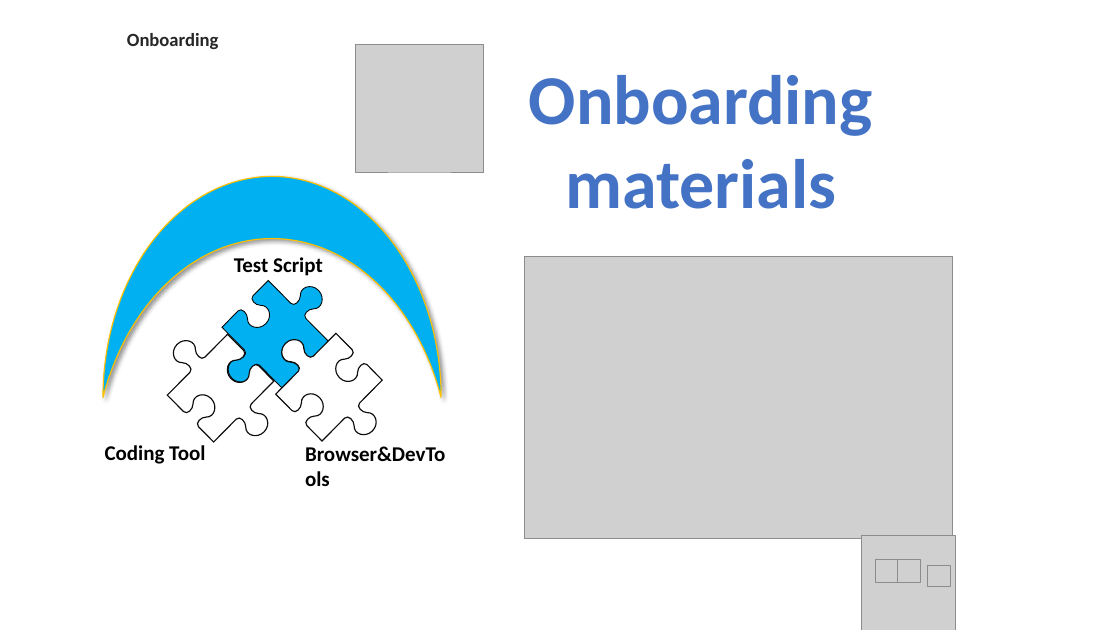
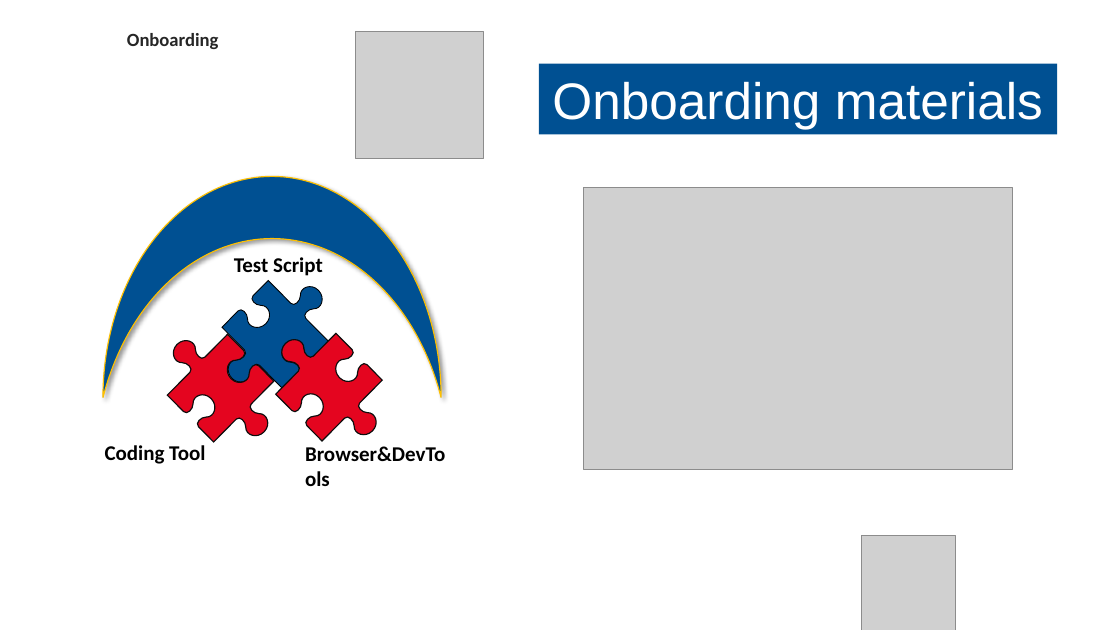
Before and after one commit to DjoolsNL/EersteMaand, a slide deck: slide 31 of A Introductie Voor De Cursist/Eerste Maand Onboarding Kit IT-Line BEE LKQ.pptx (slide 32 before the commit). Drawn at 1120x630 pixels with LibreOffice and Linux fonts; fonts in the diff are those of the drawing; grey boxes stand for pictures; background and template pictures are left out. Boxes give left, top, right and bottom in pixels: in the first picture for what was removed or moved away, otherwise in the second. Text is boxed around its words. In the diff, an @@ line names an element or a change of style, - is before the commit and + after.

```diff
--- a/A Introductie Voor De Cursist/Eerste Maand Onboarding Kit IT-Line BEE LKQ.pptx
+++ b/A Introductie Voor De Cursist/Eerste Maand Onboarding Kit IT-Line BEE LKQ.pptx
@@ picture: place and size @@
-picture at bbox=[355, 45, 483, 172]
+picture at bbox=[355, 31, 483, 159]
@@ rectangle "Onboarding materials": place and size @@
-rectangle "Onboarding materials" at bbox=[529, 75, 873, 209]
+rectangle "Onboarding materials" at bbox=[539, 64, 1058, 134]
@@ rectangle "Onboarding materials" at bbox=[539, 64, 1058, 134]: size 60 to 44 pt, font Calibri to Arial, text colour #4472C4 to #FFFFFF, bold off; vertical alignment top to middle; fill none to #005092 @@
@@ moon at bbox=[103, 176, 441, 397]: fill #00B0F0 to #005092 @@
@@ picture: place and size @@
-picture at bbox=[524, 257, 953, 539]
+picture at bbox=[584, 187, 1012, 469]
@@ freeform shape at bbox=[222, 281, 329, 388]: fill #00B0F0 to #005092 @@
@@ freeform shape at bbox=[167, 335, 273, 442]: fill #FFFFFF to #E4051F @@
@@ freeform shape at bbox=[275, 334, 382, 442]: fill #FFFFFF to #E4051F @@
@@ group removed at bbox=[875, 560, 950, 586]: 4 pictures @@
```
Also in this commit, not shown: 33 other slides changed, 2 slides added, 3 slides removed, 3 other files.
